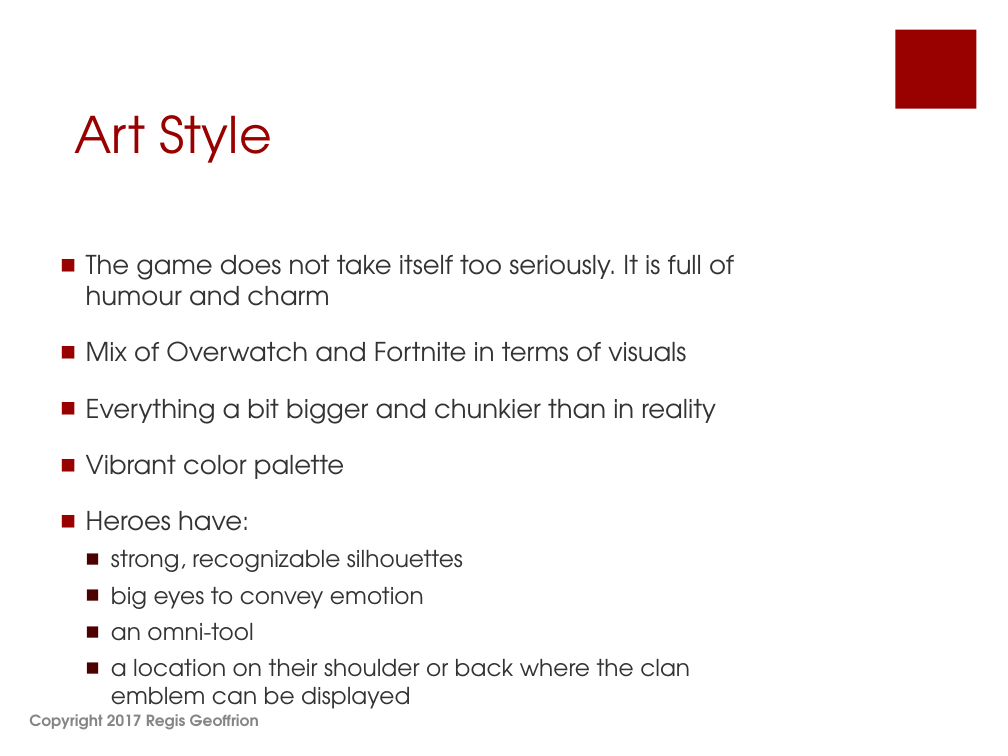
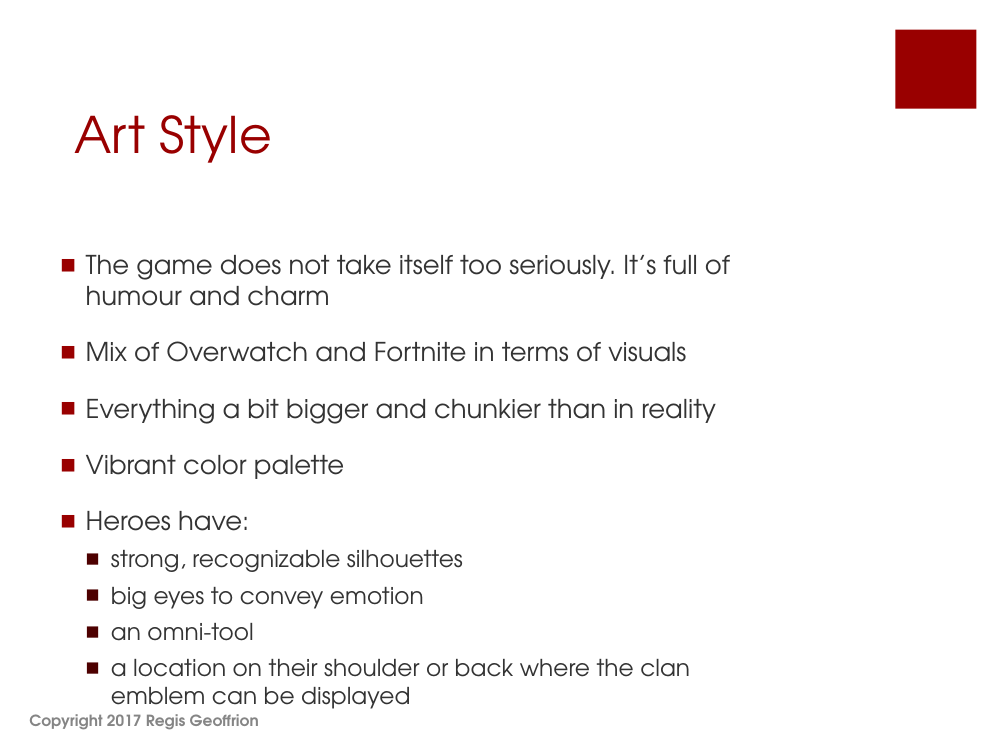
Before and after one commit to shahbazGamedev/Hero-s-Run, a slide deck: slide 11 of Documents/Earth Alone.pptx. Drawn at 1008x756 pixels with LibreOffice and Linux fonts; fonts in the diff are those of the drawing. Boxes give left, top, right and bottom in pixels: in the first picture for what was removed or moved away, otherwise in the second. Text is boxed around its words. In the diff, an @@ line names an element or a change of style, - is before the commit and + after.

```diff
--- a/Documents/Earth Alone.pptx
+++ b/Documents/Earth Alone.pptx
@@ text at bbox=[86, 255, 730, 306]: text changed @@
-■ The game does not take itself too seriously. It is full of humour and charm
+■ The game does not take itself too seriously. It’s full of humour and charm
```
Also in this commit, not shown: 12 other slides changed, 1 slide added, 1 slide removed.
